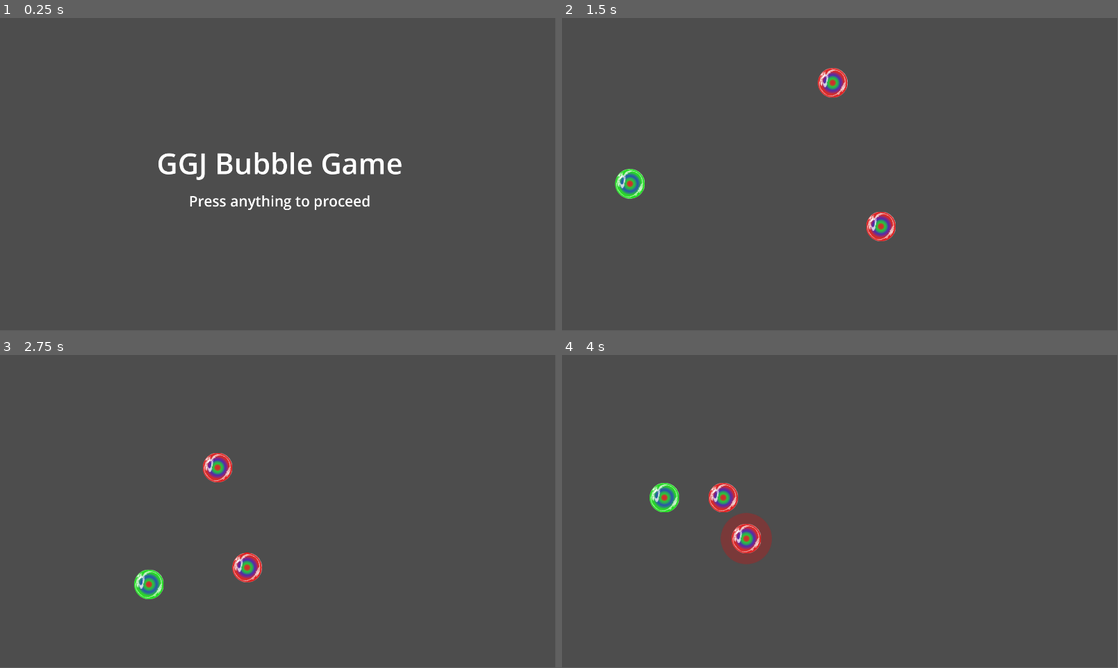
Above: before the commit, frames 1-4 (two rows, left to right).
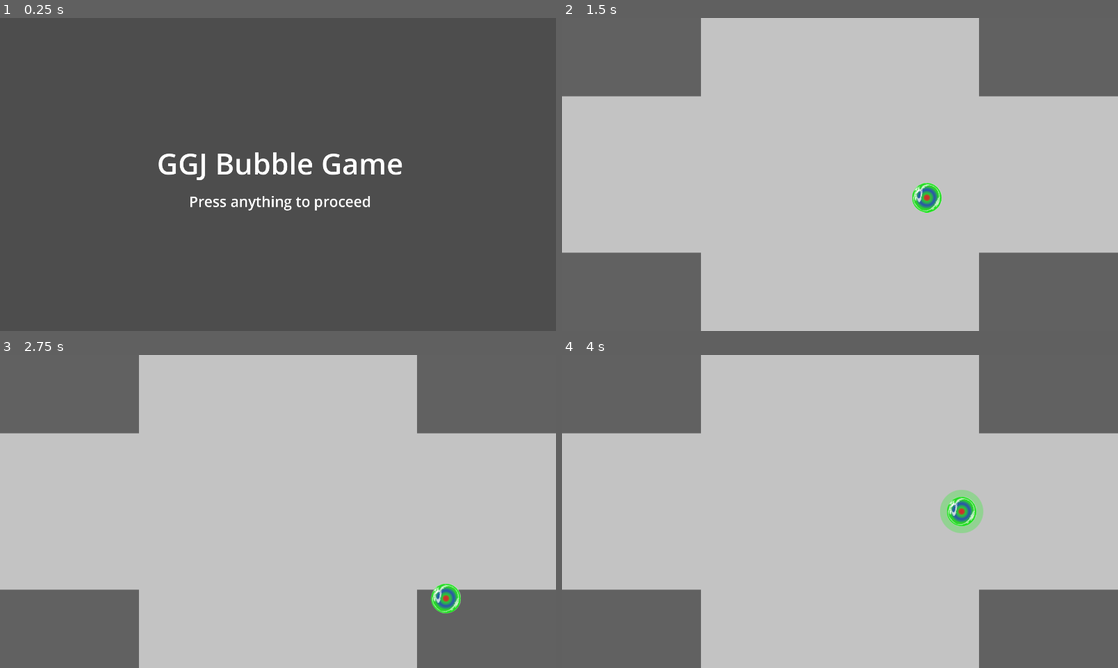
Above: after the commit, the same moments.

Repository: SvenLilge/global-game-jam-bubbles
Game: Godot game, scene res://code/game_state_controller.tscn
Same seed, same stepped clock (60 frames per second), same inputs: the game is played once before the commit and once after it.
Inputs (mouse positions are in pixels of both pictures, inside the frame that each line leads up to):
- Up to frame 1 (0.25 s): no input
- Up to frame 2 (1.5 s): tap Enter at 0.5 s; move the mouse to (962, 158) at 0.52 s; hold D 0.53-1.28 s; tap 1 at 0.6, 1.35 s; click (962, 158) at 0.67 s; tap Space at 1.25 s; move the mouse to (728, 190) at 1.27 s; hold S from 1.28 s (still down)
- Up to frame 3 (2.75 s): move the mouse to (333, 442) at 2.02 s; release S at 2.03 s; hold D from 2.03 s (still down); tap 2 at 2.1 s; tap 1 at 2.3 s
- Up to frame 4 (4 s): move the mouse to (812, 574) at 2.77 s; release D at 2.78 s; hold W 2.78-3.53 s; tap 1 at 2.85, 3.6 s; click (812, 574) at 2.92 s; move the mouse to (1006, 558) at 3.52 s; hold A from 3.53 s (still down)
In our replay, the window is 799x449 before the commit and 800x450 after it. These sizes can differ from the game's own. Grey fills any space a smaller window leaves; there, only what the larger window draws over its background counts as a difference.

The runs differ from the first frame. In frame 1, 0.8% of the frame differs, in the area x 28-73%, y 42-62%; in frame 2, 75%; in frame 3, 76%, in the area x 0-100%, y 0-100%; in frame 4, 75%.

Commit message:
level placeholder

Diff:
--- a/code/bubbles/player.gd
+++ b/code/bubbles/player.gd
@@ -4,6 +4,8 @@
 var deadzone_threshold_trans = 0.3;
 var deadzone_threshold_rot = 0.6;
 var move_dir = Vector2(0,0);
+
+@onready var influence = $Influence;
 
 func _ready():
 	speed = 400;
--- a/code/bubbles/player.tscn
+++ b/code/bubbles/player.tscn
@@ -4,7 +4,12 @@
 [ext_resource type="PackedScene" uid="uid://rbxebt8p0oep" path="res://code/bubbles/bubble.tscn" id="2_wiry2"]
 
 [node name="Player" instance=ExtResource("2_wiry2")]
+collision_layer = 1
+collision_mask = 1
 script = ExtResource("1_qklos")
 
 [node name="Influence" parent="." index="1"]
 collision_mask = 8
+
+[node name="GetInfluenced" parent="." index="2"]
+collision_layer = 5
--- a/code/game_state_controller.gd
+++ b/code/game_state_controller.gd
@@ -7,6 +7,7 @@
 var game_states: Array[PackedScene]
 
 @onready var music_player = $MusicPlayer;
+@onready var player = $Player;
 
 #@onready var background_stream = load("res://resources/final_music/Music/Between stages v3.ogg");
 #@onready var title_stream = load("res://resources/final_music/Music/Title v2.ogg");
@@ -29,6 +30,7 @@
 	add_child(cur_game_state); # add to scene
 	cur_game_state.sgn_transition_state.connect(transition_game_state.bind());
 
+	$Player.hide();
 	#music_player.stream = title_stream;
 	#music_player.play();
 
--- a/code/game_state_controller.tscn
+++ b/code/game_state_controller.tscn
@@ -1,8 +1,12 @@
-[gd_scene load_steps=2 format=3 uid="uid://drcvx7reucfxm"]
+[gd_scene load_steps=3 format=3 uid="uid://drcvx7reucfxm"]
 
 [ext_resource type="Script" path="res://code/game_state_controller.gd" id="1_i0jue"]
+[ext_resource type="PackedScene" uid="uid://bka7q4jgbunek" path="res://code/bubbles/player.tscn" id="2_48ue1"]
 
 [node name="GameStateController" type="Node2D"]
 script = ExtResource("1_i0jue")
 
+[node name="Player" parent="." instance=ExtResource("2_48ue1")]
+position = Vector2(960, 540)
+
 [node name="MusicPlayer" type="AudioStreamPlayer" parent="."]
--- a/code/game_states/game_state.gd
+++ b/code/game_states/game_state.gd
@@ -1,7 +1,7 @@
 extends Node2D
 class_name GameState
 
-enum State {SPLASH_SCREEN, MAIN_MENU, TUTORIAL, QUIT_GAME = -1}
+enum State {SPLASH_SCREEN, MAIN_MENU, TUTORIAL, INFANT, CHILD, TEEN, YA, MATURE, OLD, QUIT_GAME = -1}
 
 signal sgn_transition_state(next_state);
 
--- /dev/null
+++ b/code/game_states/state_child.gd
@@ -0,0 +1,9 @@
+extends "res://code/game_states/game_state.gd"
+
+@onready var player = $Player;
+
+var res_scale;
+
+func _ready():
+	super._ready();
+	return;
--- /dev/null
+++ b/code/game_states/state_child.tscn
@@ -0,0 +1,17 @@
+[gd_scene load_steps=4 format=3 uid="uid://bgatm4hq14yir"]
+
+[ext_resource type="Script" path="res://code/game_states/state_tutorial.gd" id="1_m24mn"]
+[ext_resource type="PackedScene" uid="uid://bka7q4jgbunek" path="res://code/bubbles/player.tscn" id="2_rqo62"]
+[ext_resource type="PackedScene" uid="uid://dcnywppal0io3" path="res://code/bubbles/npc.tscn" id="3_begbp"]
+
+[node name="StateTutorial" type="Node2D"]
+script = ExtResource("1_m24mn")
+
+[node name="Player" parent="." instance=ExtResource("2_rqo62")]
+position = Vector2(235, 520)
+
+[node name="NPC" parent="." instance=ExtResource("3_begbp")]
+position = Vector2(960, 213)
+
+[node name="NPC1" parent="." instance=ExtResource("3_begbp")]
+position = Vector2(1129, 726)
--- /dev/null
+++ b/code/game_states/state_infant.gd
@@ -0,0 +1,9 @@
+extends "res://code/game_states/game_state.gd"
+
+@onready var player = $Player;
+
+var res_scale;
+
+func _ready():
+	super._ready();
+	return;
--- /dev/null
+++ b/code/game_states/state_infant.tscn
@@ -0,0 +1,126 @@
+[gd_scene load_steps=9 format=3 uid="uid://xxmo2pkgrfpe"]
+
+[ext_resource type="Script" path="res://code/game_states/state_tutorial.gd" id="1_m24mn"]
+[ext_resource type="Texture2D" uid="uid://bu6xiccus0vp8" path="res://resources/level_placeholder.png" id="2_00fv4"]
+
+[sub_resource type="RectangleShape2D" id="RectangleShape2D_wii86"]
+size = Vector2(1464, 540.5)
+
+[sub_resource type="RectangleShape2D" id="RectangleShape2D_dcl2y"]
+size = Vector2(600, 300)
+
+[sub_resource type="CapsuleShape2D" id="CapsuleShape2D_bphu4"]
+radius = 420.0
+height = 1936.0
+
+[sub_resource type="RectangleShape2D" id="RectangleShape2D_utpak"]
+size = Vector2(961, 809)
+
+[sub_resource type="RectangleShape2D" id="RectangleShape2D_a7w6e"]
+size = Vector2(5032, 537)
+
+[sub_resource type="RectangleShape2D" id="RectangleShape2D_258wm"]
+size = Vector2(301, 3409)
+
+[node name="StateInfant" type="Node2D"]
+script = ExtResource("1_m24mn")
+
+[node name="Camera2D" type="Camera2D" parent="."]
+position = Vector2(960, 540)
+rotation = 0.523599
+
+[node name="Sprite2D" type="Sprite2D" parent="."]
+z_index = -4
+position = Vector2(960, 540)
+texture = ExtResource("2_00fv4")
+
+[node name="StaticBody2D3" type="StaticBody2D" parent="Sprite2D"]
+
+[node name="CollisionShape2D" type="CollisionShape2D" parent="Sprite2D/StaticBody2D3"]
+position = Vector2(1692, -2.25)
+shape = SubResource("RectangleShape2D_wii86")
+debug_color = Color(0.942752, 8.7598e-06, 0.604727, 0.42)
+
+[node name="Area1" type="Area2D" parent="."]
+
+[node name="CollisionShape2D" type="CollisionShape2D" parent="Area1"]
+position = Vector2(24, -16)
+rotation = -0.523599
+shape = SubResource("RectangleShape2D_dcl2y")
+
+[node name="Area2" type="Area2D" parent="."]
+
+[node name="CollisionShape2D" type="CollisionShape2D" parent="Area2"]
+position = Vector2(1856, 1096)
+rotation = -0.523599
+shape = SubResource("RectangleShape2D_dcl2y")
+
+[node name="Area3" type="Area2D" parent="."]
+
+[node name="CollisionShape2D" type="CollisionShape2D" parent="Area3"]
+position = Vector2(72, 1136)
+rotation = 0.523599
+shape = SubResource("RectangleShape2D_dcl2y")
+
+[node name="Area4" type="Area2D" parent="."]
+
+[node name="CollisionShape2D" type="CollisionShape2D" parent="Area4"]
+position = Vector2(1848, -23.9999)
+rotation = 0.523599
+shape = SubResource("RectangleShape2D_dcl2y")
+
+[node name="CommonArea" type="Area2D" parent="."]
+
+[node name="CollisionShape2D" type="CollisionShape2D" parent="CommonArea"]
+position = Vector2(960, 540)
+rotation = 1.5708
+shape = SubResource("CapsuleShape2D_bphu4")
+
+[node name="StaticBody2D2" type="StaticBody2D" parent="."]
+
+[node name="CollisionShape2D" type="CollisionShape2D" parent="StaticBody2D2"]
+position = Vector2(960, 1488)
+shape = SubResource("RectangleShape2D_utpak")
+debug_color = Color(0.971651, 0, 0.446493, 0.42)
+
+[node name="StaticBody2D" type="StaticBody2D" parent="."]
+
+[node name="CollisionShape2D" type="CollisionShape2D" parent="StaticBody2D"]
+position = Vector2(959.5, -404.5)
+shape = SubResource("RectangleShape2D_utpak")
+debug_color = Color(0.971651, 0, 0.446493, 0.42)
+
+[node name="StaticBody2D3" type="StaticBody2D" parent="."]
+
+[node name="CollisionShape2D" type="CollisionShape2D" parent="StaticBody2D3"]
+position = Vector2(-722.5, 539.5)
+shape = SubResource("RectangleShape2D_wii86")
+debug_color = Color(0.942752, 8.7598e-06, 0.604727, 0.42)
+
+[node name="StaticBody2D4" type="StaticBody2D" parent="."]
+
+[node name="CollisionShape2D" type="CollisionShape2D" parent="StaticBody2D4"]
+position = Vector2(1012, -1080)
+shape = SubResource("RectangleShape2D_a7w6e")
+debug_color = Color(0.953243, 0, 0.554559, 0.42)
+
+[node name="StaticBody2D5" type="StaticBody2D" parent="."]
+
+[node name="CollisionShape2D" type="CollisionShape2D" parent="StaticBody2D5"]
+position = Vector2(-1590.5, 527.5)
+shape = SubResource("RectangleShape2D_258wm")
+debug_color = Color(0.963149, 0, 0.500419, 0.42)
+
+[node name="StaticBody2D6" type="StaticBody2D" parent="."]
+
+[node name="CollisionShape2D" type="CollisionShape2D" parent="StaticBody2D6"]
+position = Vector2(3528, 608)
+shape = SubResource("RectangleShape2D_258wm")
+debug_color = Color(0.963149, 0, 0.500419, 0.42)
+
+[node name="StaticBody2D7" type="StaticBody2D" parent="."]
+
+[node name="CollisionShape2D" type="CollisionShape2D" parent="StaticBody2D7"]
+position = Vector2(1000, 2160)
+shape = SubResource("RectangleShape2D_a7w6e")
+debug_color = Color(0.953243, 0, 0.554559, 0.42)
--- a/code/game_states/state_main_menu.gd
+++ b/code/game_states/state_main_menu.gd
@@ -3,5 +3,5 @@
 func _input(event):
 	if event is InputEventKey and StateDelayTimer.time_left == 0:
 		match event.key_label:
-			KEY_1: sgn_transition_state.emit(State.TUTORIAL);
+			KEY_1: sgn_transition_state.emit(State.INFANT);
 			KEY_2: sgn_transition_state.emit(State.QUIT_GAME);
--- a/code/game_states/state_main_menu.tscn
+++ b/code/game_states/state_main_menu.tscn
@@ -19,6 +19,6 @@
 grow_vertical = 2
 theme_override_font_sizes/font_size = 50
 text = "Main Menu:
-1 - Tutorial
+1 - Start Game
 2 - Quit Game"
 horizontal_alignment = 1
--- /dev/null
+++ b/code/game_states/state_mature.gd
@@ -0,0 +1,9 @@
+extends "res://code/game_states/game_state.gd"
+
+@onready var player = $Player;
+
+var res_scale;
+
+func _ready():
+	super._ready();
+	return;
--- /dev/null
+++ b/code/game_states/state_mature.tscn
@@ -0,0 +1,17 @@
+[gd_scene load_steps=4 format=3 uid="uid://bgatm4hq14yir"]
+
+[ext_resource type="Script" path="res://code/game_states/state_tutorial.gd" id="1_m24mn"]
+[ext_resource type="PackedScene" uid="uid://bka7q4jgbunek" path="res://code/bubbles/player.tscn" id="2_rqo62"]
+[ext_resource type="PackedScene" uid="uid://dcnywppal0io3" path="res://code/bubbles/npc.tscn" id="3_begbp"]
+
+[node name="StateTutorial" type="Node2D"]
+script = ExtResource("1_m24mn")
+
+[node name="Player" parent="." instance=ExtResource("2_rqo62")]
+position = Vector2(235, 520)
+
+[node name="NPC" parent="." instance=ExtResource("3_begbp")]
+position = Vector2(960, 213)
+
+[node name="NPC1" parent="." instance=ExtResource("3_begbp")]
+position = Vector2(1129, 726)
--- /dev/null
+++ b/code/game_states/state_old.gd
@@ -0,0 +1,9 @@
+extends "res://code/game_states/game_state.gd"
+
+@onready var player = $Player;
+
+var res_scale;
+
+func _ready():
+	super._ready();
+	return;
--- /dev/null
+++ b/code/game_states/state_old.tscn
@@ -0,0 +1,17 @@
+[gd_scene load_steps=4 format=3 uid="uid://bgatm4hq14yir"]
+
+[ext_resource type="Script" path="res://code/game_states/state_tutorial.gd" id="1_m24mn"]
+[ext_resource type="PackedScene" uid="uid://bka7q4jgbunek" path="res://code/bubbles/player.tscn" id="2_rqo62"]
+[ext_resource type="PackedScene" uid="uid://dcnywppal0io3" path="res://code/bubbles/npc.tscn" id="3_begbp"]
+
+[node name="StateTutorial" type="Node2D"]
+script = ExtResource("1_m24mn")
+
+[node name="Player" parent="." instance=ExtResource("2_rqo62")]
+position = Vector2(235, 520)
+
+[node name="NPC" parent="." instance=ExtResource("3_begbp")]
+position = Vector2(960, 213)
+
+[node name="NPC1" parent="." instance=ExtResource("3_begbp")]
+position = Vector2(1129, 726)
--- /dev/null
+++ b/code/game_states/state_teen.gd
@@ -0,0 +1,9 @@
+extends "res://code/game_states/game_state.gd"
+
+@onready var player = $Player;
+
+var res_scale;
+
+func _ready():
+	super._ready();
+	return;
--- /dev/null
+++ b/code/game_states/state_teen.tscn
@@ -0,0 +1,17 @@
+[gd_scene load_steps=4 format=3 uid="uid://bgatm4hq14yir"]
+
+[ext_resource type="Script" path="res://code/game_states/state_tutorial.gd" id="1_m24mn"]
+[ext_resource type="PackedScene" uid="uid://bka7q4jgbunek" path="res://code/bubbles/player.tscn" id="2_rqo62"]
+[ext_resource type="PackedScene" uid="uid://dcnywppal0io3" path="res://code/bubbles/npc.tscn" id="3_begbp"]
+
+[node name="StateTutorial" type="Node2D"]
+script = ExtResource("1_m24mn")
+
+[node name="Player" parent="." instance=ExtResource("2_rqo62")]
+position = Vector2(235, 520)
+
+[node name="NPC" parent="." instance=ExtResource("3_begbp")]
+position = Vector2(960, 213)
+
+[node name="NPC1" parent="." instance=ExtResource("3_begbp")]
+position = Vector2(1129, 726)
--- a/code/game_states/state_tutorial.gd
+++ b/code/game_states/state_tutorial.gd
@@ -1,9 +1,39 @@
 extends "res://code/game_states/game_state.gd"
 
-@onready var player = $Player;
+@onready var player = get_parent().player;
 
-var res_scale;
+var camera_tween = null;
+
+var camera_pan_speed = 0.5;
 
 func _ready():
 	super._ready();
+	player.show();
 	return;
+
+func _physics_process(delta: float):
+
+	if camera_tween == null:
+		if($Area1.overlaps_body(player)):
+			camera_tween = create_tween();
+			camera_tween.tween_property($Camera2D,"position",Vector2(1920.0/2.0 - 3*1920.0/4.0,1080.0/2.0 - 3*1080.0/4.0),camera_pan_speed);
+			camera_tween.finished.connect(camera_tween_done);
+		if($Area2.overlaps_body(player)):
+			camera_tween = create_tween();
+			camera_tween.tween_property($Camera2D,"position",Vector2(1920.0/2.0 + 3*1920.0/4.0,1080.0/2.0 + 3*1080.0/4.0),camera_pan_speed);
+			camera_tween.finished.connect(camera_tween_done);
+		if($Area3.overlaps_body(player)):
+			camera_tween = create_tween();
+			camera_tween.tween_property($Camera2D,"position",Vector2(1920.0/2.0 - 3*1920.0/4.0,1080.0/2.0 + 3*1080.0/4.0),camera_pan_speed);
+			camera_tween.finished.connect(camera_tween_done);
+		if($Area4.overlaps_body(player)):
+			camera_tween = create_tween();
+			camera_tween.tween_property($Camera2D,"position",Vector2(1920.0/2.0 + 3*1920.0/4.0,1080.0/2.0 - 3*1080.0/4.0),camera_pan_speed);
+			camera_tween.finished.connect(camera_tween_done);
+		if($CommonArea.overlaps_body(player)):
+			camera_tween = create_tween();
+			camera_tween.tween_property($Camera2D,"position",Vector2(1920.0/2.0,1080.0/2.0),camera_pan_speed);
+			camera_tween.finished.connect(camera_tween_done);
+
+func camera_tween_done():
+	camera_tween = null;
--- /dev/null
+++ b/code/game_states/state_ya.gd
@@ -0,0 +1,9 @@
+extends "res://code/game_states/game_state.gd"
+
+@onready var player = $Player;
+
+var res_scale;
+
+func _ready():
+	super._ready();
+	return;
--- /dev/null
+++ b/code/game_states/state_ya.tscn
@@ -0,0 +1,17 @@
+[gd_scene load_steps=4 format=3 uid="uid://bgatm4hq14yir"]
+
+[ext_resource type="Script" path="res://code/game_states/state_tutorial.gd" id="1_m24mn"]
+[ext_resource type="PackedScene" uid="uid://bka7q4jgbunek" path="res://code/bubbles/player.tscn" id="2_rqo62"]
+[ext_resource type="PackedScene" uid="uid://dcnywppal0io3" path="res://code/bubbles/npc.tscn" id="3_begbp"]
+
+[node name="StateTutorial" type="Node2D"]
+script = ExtResource("1_m24mn")
+
+[node name="Player" parent="." instance=ExtResource("2_rqo62")]
+position = Vector2(235, 520)
+
+[node name="NPC" parent="." instance=ExtResource("3_begbp")]
+position = Vector2(960, 213)
+
+[node name="NPC1" parent="." instance=ExtResource("3_begbp")]
+position = Vector2(1129, 726)
--- a/project.godot
+++ b/project.godot
@@ -20,6 +20,7 @@
 window/size/viewport_width=1920
 window/size/viewport_height=1080
 window/size/mode=3
+window/stretch/mode="viewport"
 
 [rendering]
 
Binary file added: resources/level_placeholder.png
Not shown, added: resources/level_placeholder.png.import
